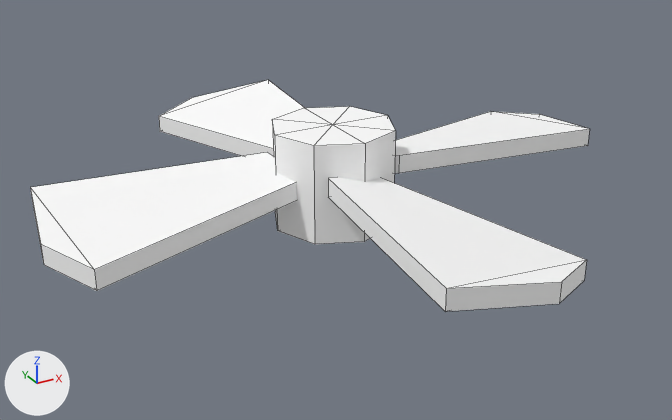
Before and after pictures for a commit that changed the OBJ model src/main/resources/assets/data_energistics/models/item/weapon_platform/drones/white/rotor_front_left.obj.
One viewpoint serves both versions: a 50 mm camera at (-0.353, -0.844, 0.754) aimed at (-0.097, -0.378, 0.521). The axes (+X, +Y, +Z) are drawn at lower left. The lights are the same throughout. The first picture is the older version. Mesh edges are drawn as thin lines. Where no turn or scale is listed for an object, it has been applied to the vertices.

Objects in the first picture: 'front_left_blade_1', 'front_left_blade_2', 'front_left_blade_3', 'front_left_blade_4', 'front_left_rotor_hub'.
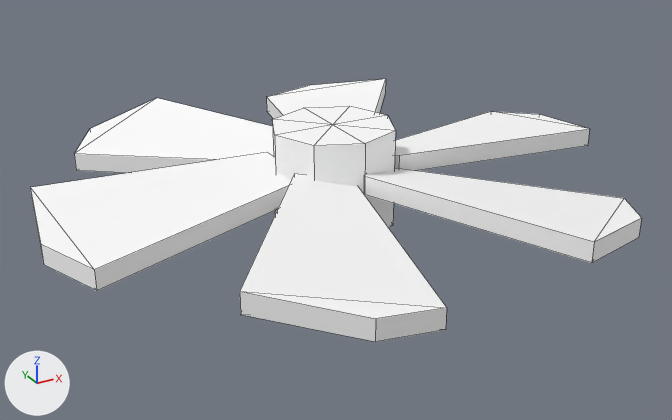
Patch to the scene script:
```diff
--- a/src/main/resources/assets/data_energistics/models/item/weapon_platform/drones/white/rotor_front_left.obj.py
+++ b/src/main/resources/assets/data_energistics/models/item/weapon_platform/drones/white/rotor_front_left.obj.py
@@ me_front_left_blade_2 @@
-me_front_left_blade_2.from_pydata(...)  # 10 vertices, 9 faces; spans x -0.15..-0.056, y -0.344..-0.185, z 0.529..0.555
+me_front_left_blade_2.from_pydata(...)  # 10 vertices, 9 faces; spans x -0.092..0.026, y -0.35..-0.197, z 0.529..0.555
+# me_front_left_blade_2 part 1: the whole mesh is turned -30 degrees about the z axis through its middle, then moved by (0.053, -0.009, 0.0)
 me_front_left_blade_2.materials.append(mat_drone_atlas)
@@ me_front_left_blade_3 @@
-me_front_left_blade_3.from_pydata(...)  # 10 vertices, 9 faces; spans x -0.278..-0.119, y -0.425..-0.331, z 0.529..0.555
+me_front_left_blade_3.from_pydata(...)  # 10 vertices, 9 faces; spans x -0.225..-0.092, y -0.353..-0.198, z 0.529..0.555
+# me_front_left_blade_3 part 2: the whole mesh is turned -60 degrees about the z axis through its middle, then moved by (0.044, 0.095, 0.0)
 me_front_left_blade_3.materials.append(mat_drone_atlas)
@@ me_front_left_blade_4 @@
-me_front_left_blade_4.from_pydata(...)  # 10 vertices, 9 faces; spans x -0.131..-0.038, y -0.552..-0.394, z 0.529..0.555
+me_front_left_blade_4.from_pydata(...)  # 10 vertices, 9 faces; spans x -0.278..-0.119, y -0.425..-0.331, z 0.529..0.555
+# me_front_left_blade_4 part 3: the whole mesh is turned -90 degrees about the z axis through its middle, then moved by (-0.114, 0.095, 0.0)
 me_front_left_blade_4.materials.append(mat_drone_atlas)
@@ me_front_left_blade_6 @@
+me_front_left_blade_6.from_pydata([(-0.07, -0.384, 0.548), (-0.096, -0.409, 0.555), (-0.039, -0.539, 0.554), (0.038, -0.484, 0.541), (0.018, -0.516, 0.546), (-0.07, -0.384, 0.536), (0.038, -0.484, 0.529), (-0.039, -0.539, 0.542), (-0.096, -0.409, 0.543), (0.018, -0.516, 0.534)], [], [(0, 1, 2, 3), (3, 2, 4), (5, 6, 7, 8), (6, 9, 7), (0, 3, 6, 5), (3, 4, 9, 6), (4, 2, 7, 9), (2, 1, 8, 7), (1, 0, 5, 8)])
+me_front_left_blade_6.materials.append(mat_drone_atlas)  # its picture is missing
@@ me_front_left_blade_5 @@
+me_front_left_blade_5.from_pydata([(-0.095, -0.397, 0.548), (-0.13, -0.388, 0.555), (-0.214, -0.502, 0.554), (-0.128, -0.54, 0.541), (-0.166, -0.539, 0.546), (-0.095, -0.397, 0.536), (-0.128, -0.54, 0.529), (-0.214, -0.502, 0.542), (-0.13, -0.388, 0.543), (-0.166, -0.539, 0.534)], [], [(0, 1, 2, 3), (3, 2, 4), (5, 6, 7, 8), (6, 9, 7), (0, 3, 6, 5), (3, 4, 9, 6), (4, 2, 7, 9), (2, 1, 8, 7), (1, 0, 5, 8)])
+me_front_left_blade_5.materials.append(mat_drone_atlas)  # its picture is missing
@@ ob_front_left_blade_6 @@
+ob_front_left_blade_6 = bpy.data.objects.new('front_left_blade_6', me_front_left_blade_6)
+ob_front_left_blade_6.location = (0.0, 0.0, 0.0)
@@ ob_front_left_blade_5 @@
+ob_front_left_blade_5 = bpy.data.objects.new('front_left_blade_5', me_front_left_blade_5)
+ob_front_left_blade_5.location = (0.0, 0.0, 0.0)
```

What differs and where, as boxes (x1, y1, x2, y2) in the pictures (672 x 420 px):
'front_left_blade_4', moved, turned: before (328, 177, 587, 311); after (30, 152, 291, 291)
'front_left_blade_3', moved, turned: before (30, 152, 297, 291); after (74, 98, 273, 173)
'front_left_blade_5', added: after (240, 174, 447, 342)
'front_left_blade_6', added: after (364, 168, 642, 263)
'front_left_blade_2', moved, turned: before (159, 80, 304, 156); after (266, 79, 386, 119)
